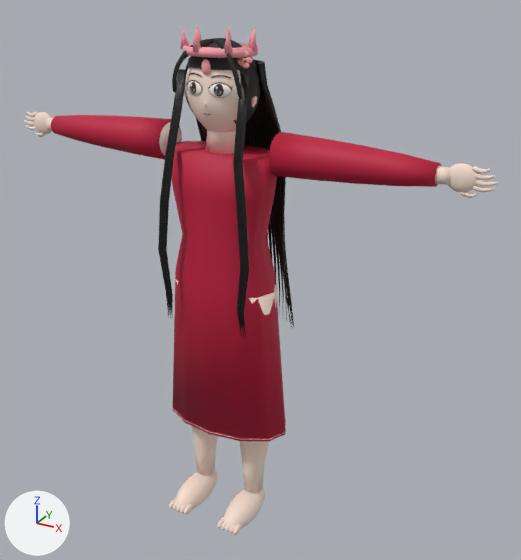
The glTF model output/anime-rigged-catalog-v3/lakshmi/model.glb as it was, and as the next commit left it.
Camera for both pictures: a 50 mm lens placed at (0.983, -1.582, 1.603), pointed at (0.078, 0.063, 0.78). Lighting does not change. The marker at lower left points along +X, +Y and +Z. The first picture is the older version. Where no turn or scale is listed for an object, it has been applied to the vertices.

In view in the first picture: 'Lakshmi.SkinnedMesh'.
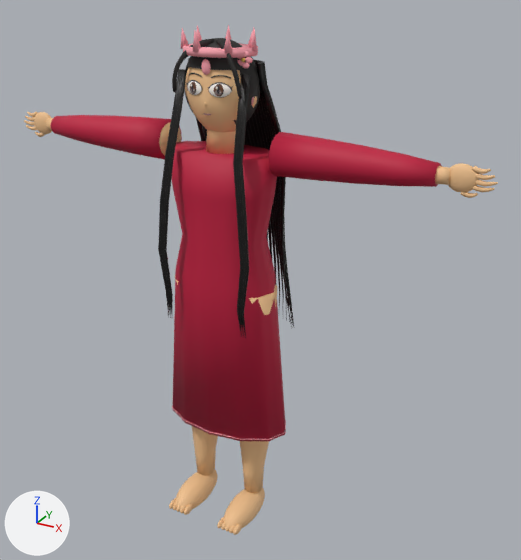
The newer file is also turned or shifted as a whole; pictures and numbers use the older file's frame.

The change, as a list of edits to the scene's bpy script:
```text
Change mat_skin:
    mat_skin.base_color: (0.965, 0.768, 0.658) -> (0.888, 0.546, 0.275)  # pale pink #fbe3d4 -> beige #f2c38f
Change mat_footupper:
    mat_footupper.base_color: (0.965, 0.768, 0.658) -> (0.888, 0.546, 0.275)  # pale pink #fbe3d4 -> beige #f2c38f
```

Pixel boxes (x1, y1, x2, y2) of what changed, in the pictures (521 x 560 px):
'Lakshmi.SkinnedMesh', recoloured: (24, 65, 498, 535) in both
